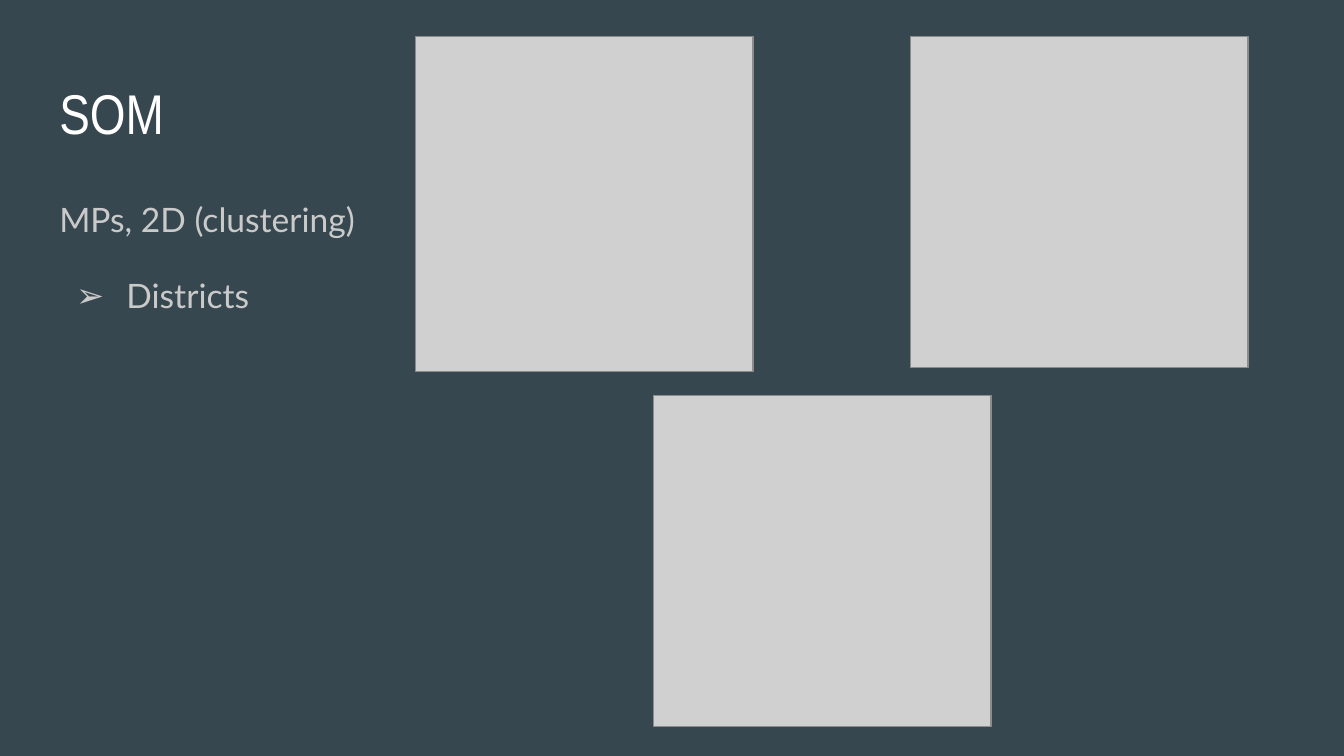
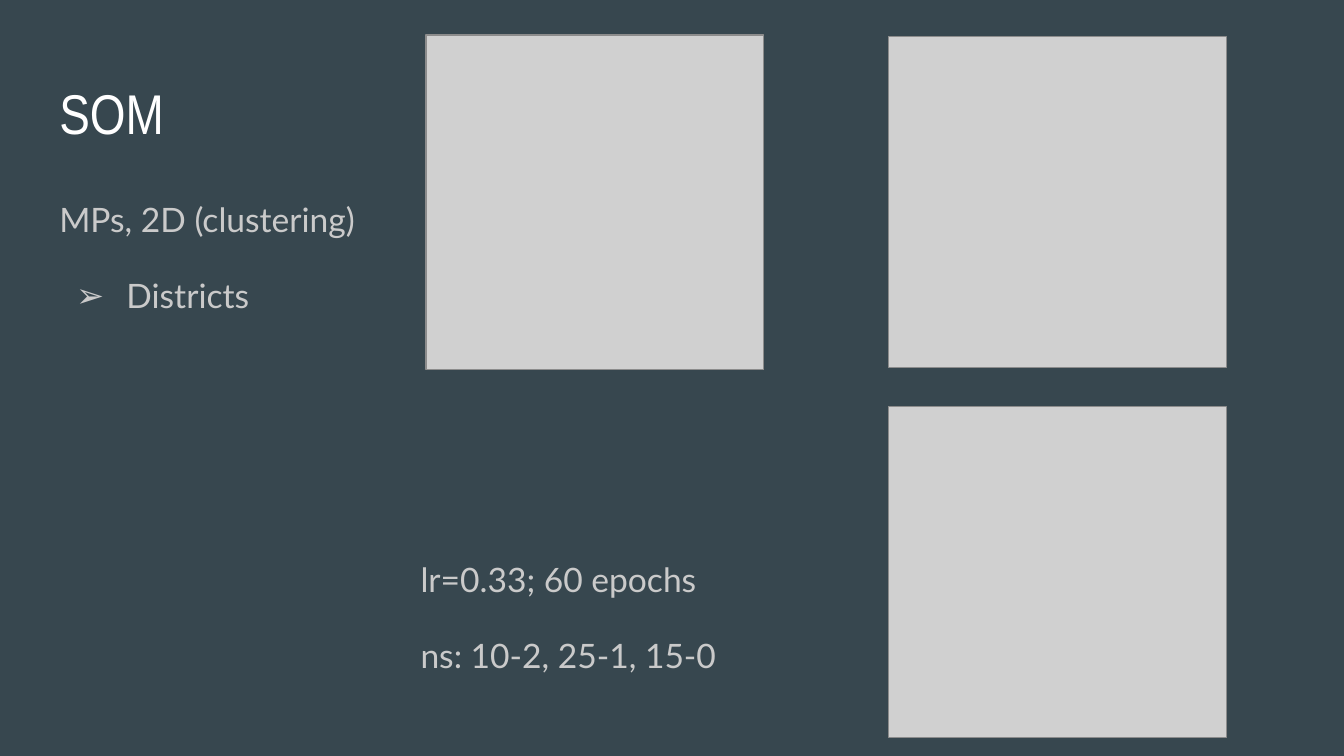
Before and after one commit to m43/kth-annda, a slide deck: slide 17 of lab2-slides.pptx. Drawn at 1344x756 pixels with LibreOffice and Linux fonts; fonts in the diff are those of the drawing; grey boxes stand for pictures. Boxes give left, top, right and bottom in pixels: in the first picture for what was removed or moved away, otherwise in the second. Text is boxed around its words. In the diff, an @@ line names an element or a change of style, - is before the commit and + after.

```diff
--- a/lab2-slides.pptx
+++ b/lab2-slides.pptx
@@ picture: place and size @@
-picture at (415, 36, 753, 371)
+picture at (426, 35, 763, 370)
@@ picture: place and size @@
-picture at (910, 36, 1247, 367)
+picture at (888, 36, 1226, 367)
@@ picture: place and size @@
-picture at (653, 395, 991, 726)
+picture at (888, 407, 1226, 738)
@@ text added at (421, 567, 716, 673), 18 pt, text #CACACA @@
+lr=0.33; 60 epochs
+ns: 10-2, 25-1, 15-0
```
Also in this commit, not shown: 3 other slides changed, 26 other files.
